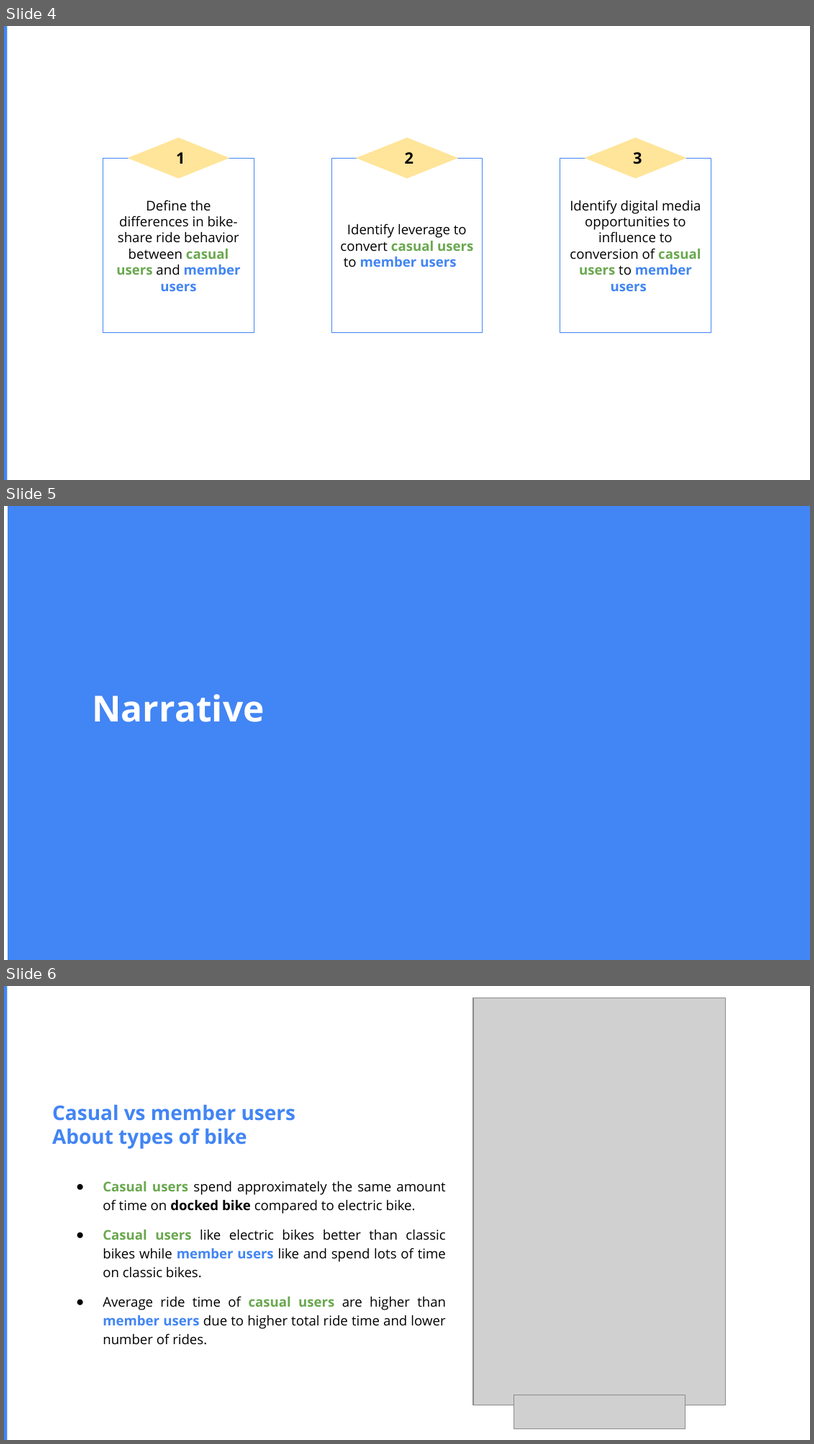
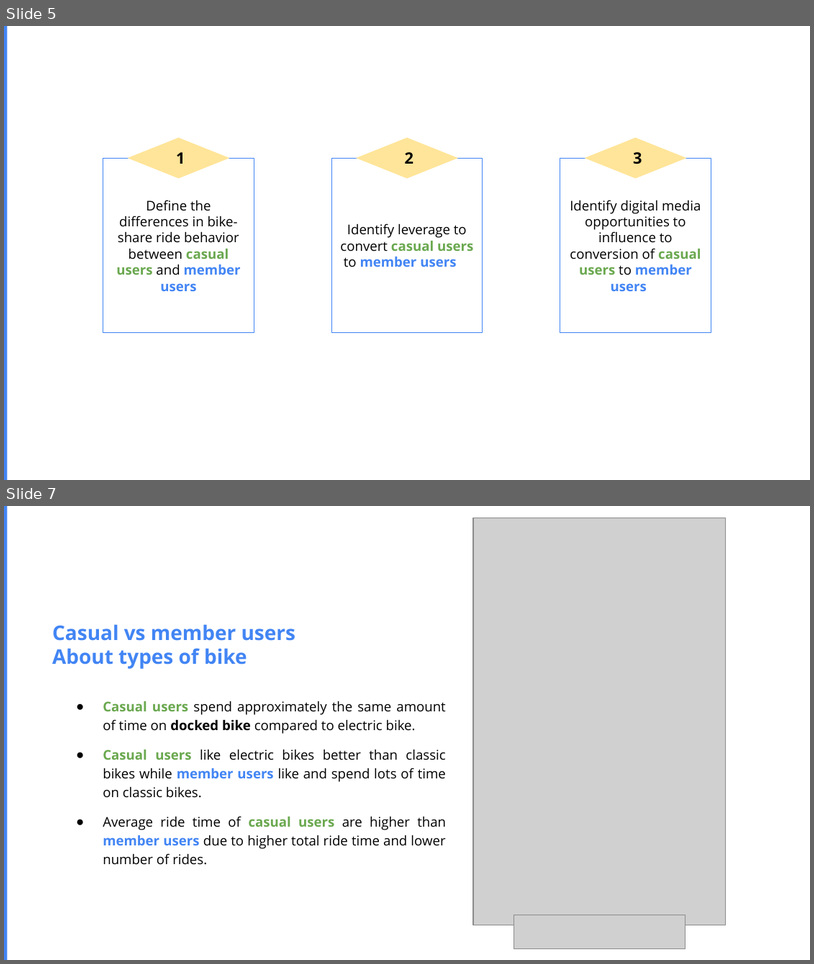
Before and after one commit to huyvuintech/gda-capstone-projects, a slide deck: Challenge1_GDACapstone_CyclistBikeshare_202209.pptx. Shown one above the other, each under a label of ours: slides 4, 5 and 6 before the commit, slides 5 and 7 after it; the slides between them are not shown. The pictures are 814x1444 and 814x964 pixels, drawn with LibreOffice and Linux fonts; fonts in the diff are those of the drawing; grey boxes stand for pictures. Boxes give left, top, right and bottom in pixels: in the first picture for what was removed or moved away, otherwise in the second. Text is boxed around its words. In the diff, an @@ line names an element or a change of style, - is before the commit and + after.

```diff
--- a/Challenge1_GDACapstone_CyclistBikeshare_202209.pptx
+++ b/Challenge1_GDACapstone_CyclistBikeshare_202209.pptx
@@ slide 5 removed at (4, 506, 810, 960), background #FFFFFF @@
@@ rectangle removed at (8, 506, 810, 960) @@
@@ rectangle removed at (11, 546, 810, 548) @@
@@ text removed at (92, 694, 264, 722) @@
-Narrative
@@ what was slide 4 is now slide 5 @@
@@ what was slide 6 is now slide 7 @@
```
Also in this commit, not shown: 3 slides changed, 3 slides added, 1 other slide removed.
